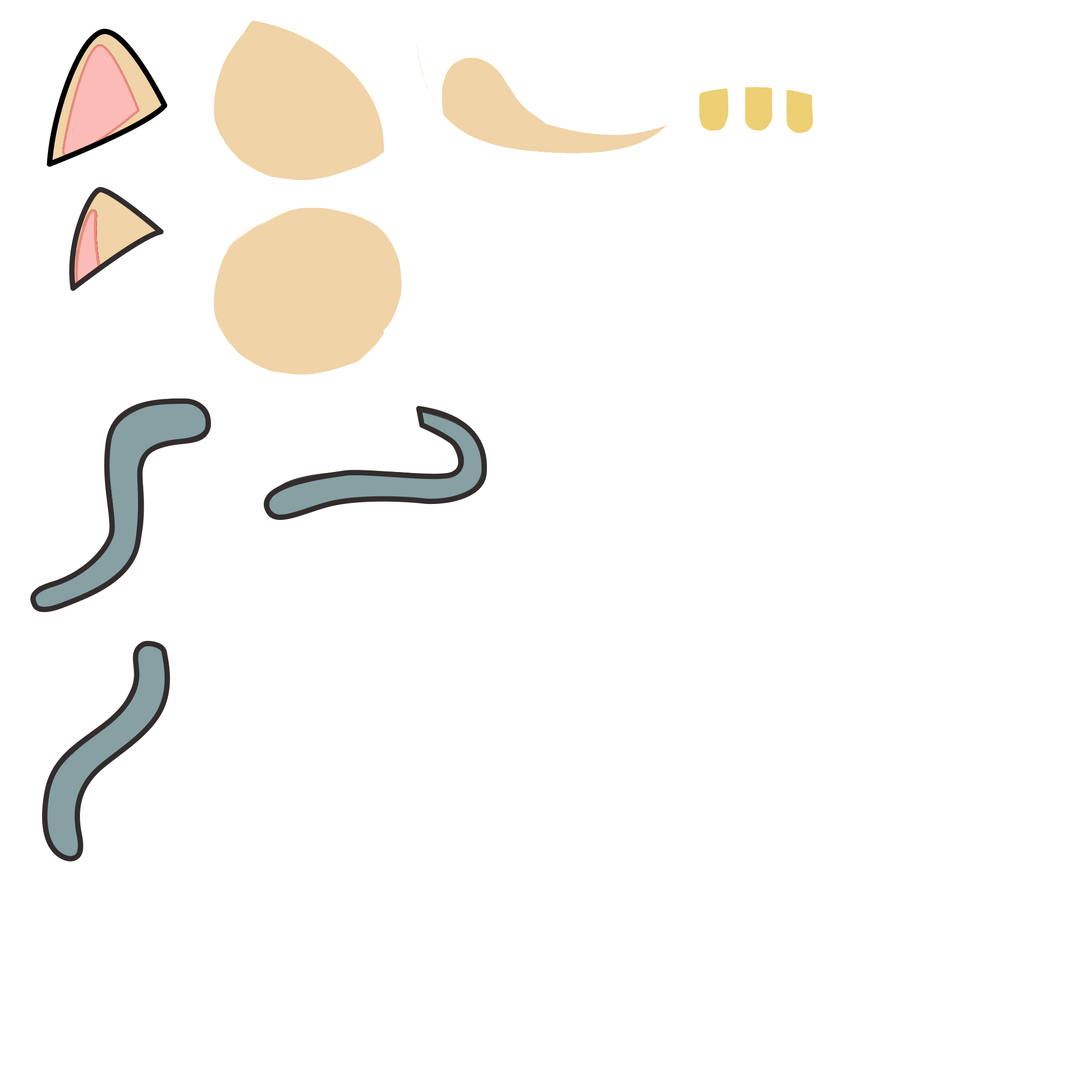
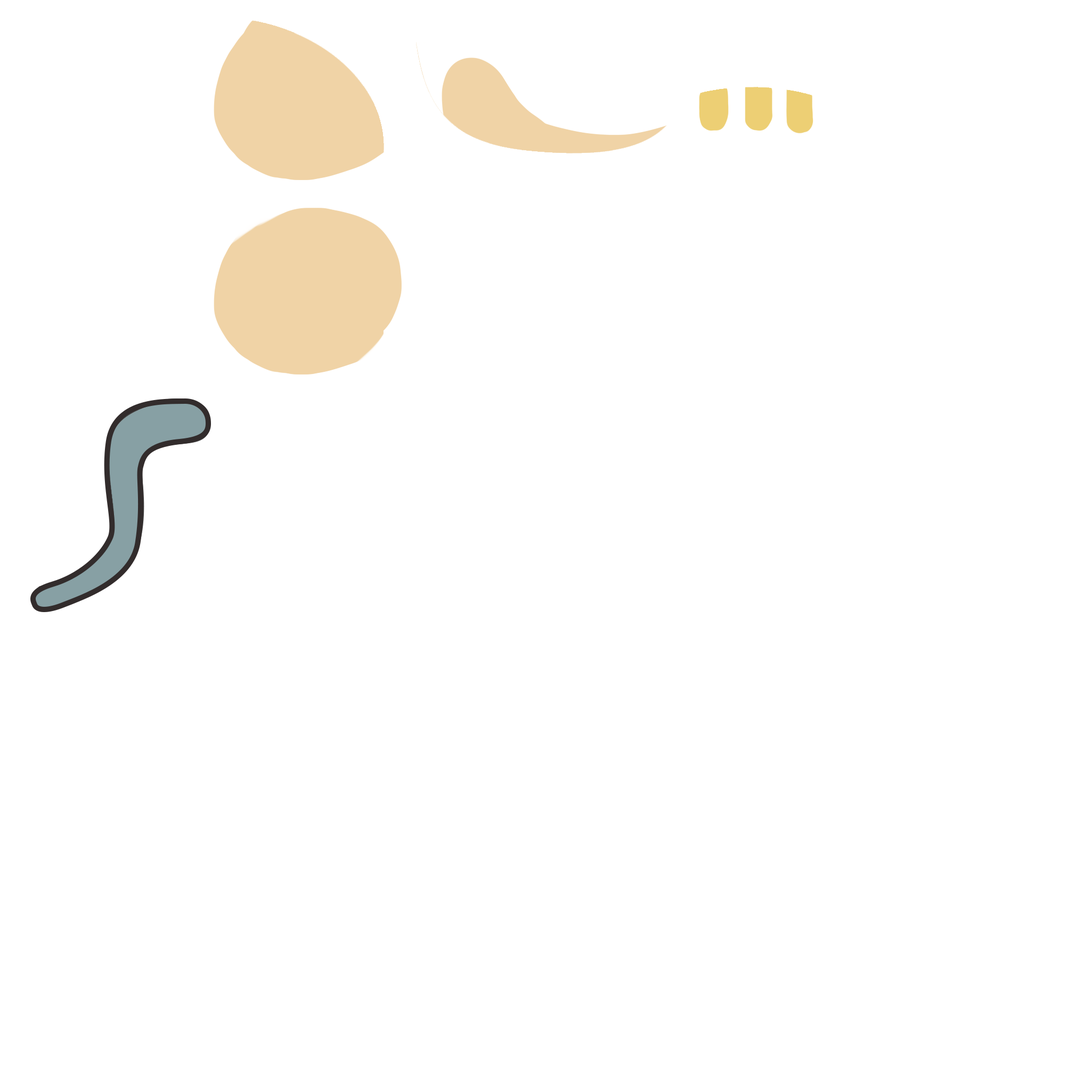
The second 1091 × 1091 image is a revision of the first. Changes to its layers:
hid "Shape 13" over bbox(69, 187, 164, 291)
hid "Layer 3" over bbox(72, 191, 160, 287)
hid "Shape 11" over bbox(75, 209, 102, 291)
hid "tai phai" (1st of 2) over bbox(71, 189, 162, 291)
hid "Shape 16" over bbox(263, 406, 488, 521)
hid "Shape 15" over bbox(42, 641, 171, 862)
hid "Layer 6" over bbox(43, 642, 169, 860)
hid "Layer 5" over bbox(266, 408, 486, 519)
hid "Shape 12" over bbox(46, 28, 168, 167)
hid "tai phai" (2nd of 2) over bbox(46, 30, 166, 166)
